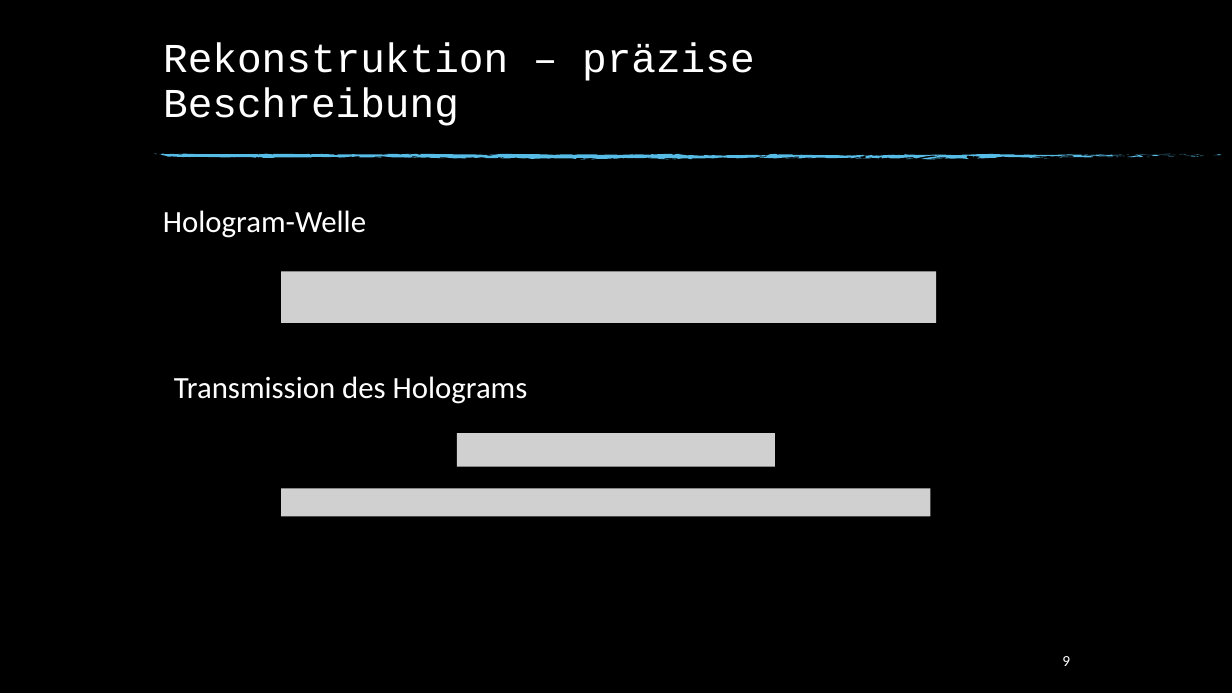
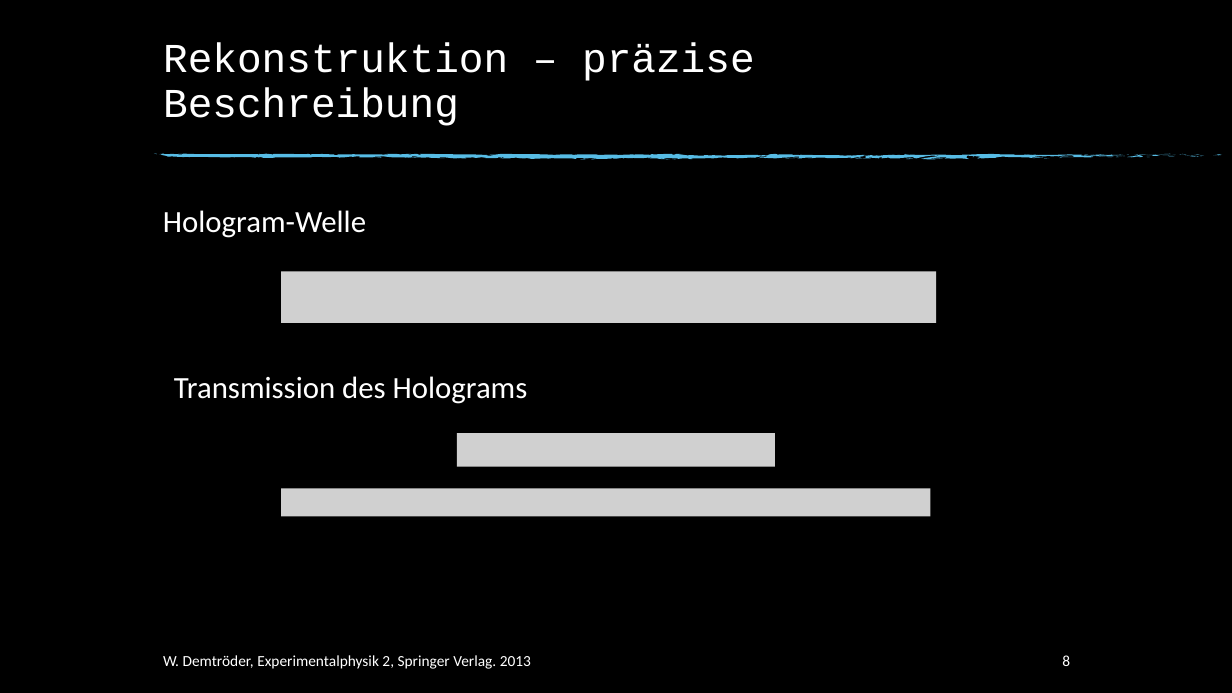
Before and after one commit to beckstev/presentations, a slide deck: slide 8 of holography/holography_presentation.pptx (slide 9 before the commit). Drawn at 1232x693 pixels with LibreOffice and Linux fonts; fonts in the diff are those of the drawing; grey boxes stand for pictures; background and template pictures are left out. Boxes give left, top, right and bottom in pixels: in the first picture for what was removed or moved away, otherwise in the second. Text is boxed around its words. In the diff, an @@ line names an element or a change of style, - is before the commit and + after.

```diff
--- a/holography/holography_presentation.pptx
+++ b/holography/holography_presentation.pptx
@@ text added at box(163, 655, 531, 669), 12 pt, text #FFFFFF @@
+W. Demtröder, Experimentalphysik 2, Springer Verlag. 2013
@@ page number at box(1062, 655, 1070, 666): text changed @@
-9
+8
```
Also in this commit, not shown: 4 other slides changed, 7 slides added, 1 slide removed.
